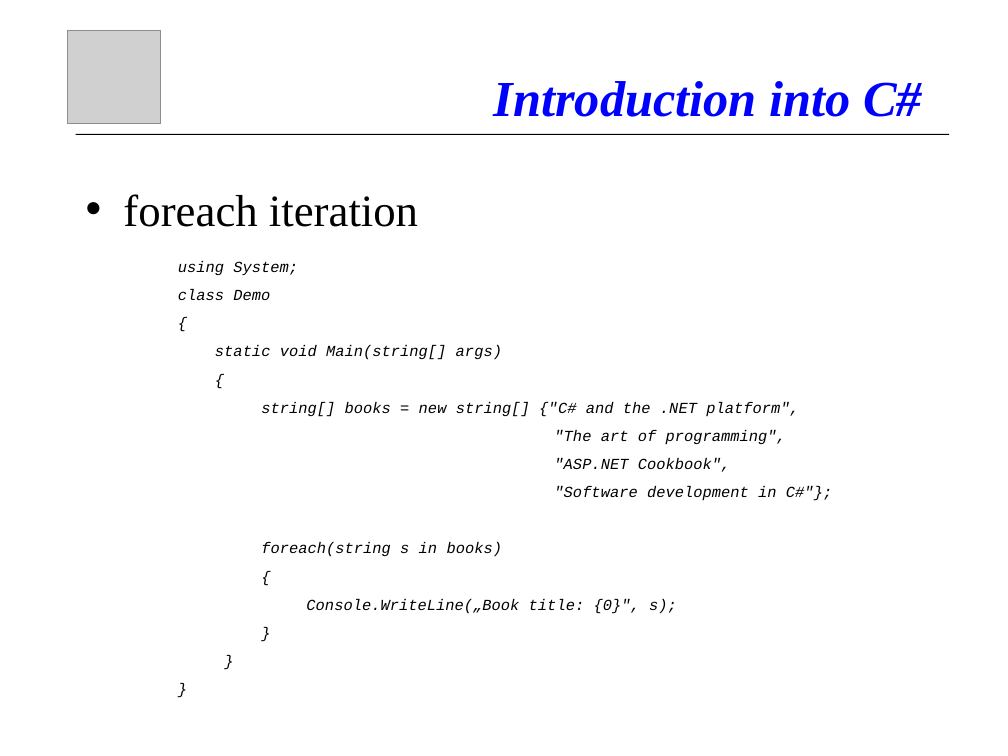
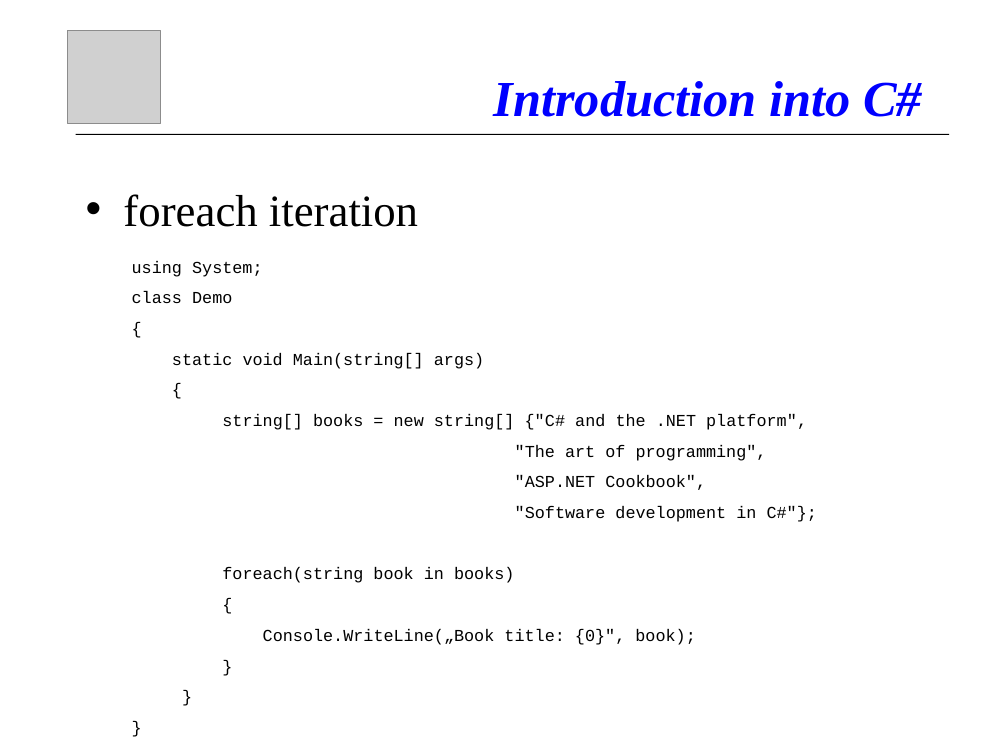
Before and after one commit to atillakati/fit_omicron_atilla, a slide deck: slide 24 of doc/C#_Kurs_en.ppt. Drawn at 1008x756 pixels with LibreOffice and Linux fonts; fonts in the diff are those of the drawing; grey boxes stand for pictures. Boxes give left, top, right and bottom in pixels: in the first picture for what was removed or moved away, otherwise in the second. Text is boxed around its words. In the diff, an @@ line names an element or a change of style, - is before the commit and + after.

```diff
--- a/doc/C#_Kurs_en.ppt
+++ b/doc/C#_Kurs_en.ppt
@@ text "using System;": place and size @@
-text "using System;" at [178, 261, 832, 614]
+text "using System;" at [132, 261, 817, 645]
@@ text at [132, 261, 817, 522]: size 11 to 12 pt, italic off in "using System;", "class Demo", "{", "static void Main(string[] args)" and 9 more places @@
@@ text at [222, 567, 514, 583]: text changed; size 11 to 12 pt; italic off @@
-foreach(string s in books)
+foreach(string book in books)
@@ text at [263, 629, 695, 645]: text changed; size 11 to 12 pt; italic off @@
-Console.WriteLine(„Book title: {0}", s);
+Console.WriteLine(„Book title: {0}", book);
```
Also in this commit, not shown: 9 other slides changed, 3 slides added, 2 slides removed, 4 other files.
